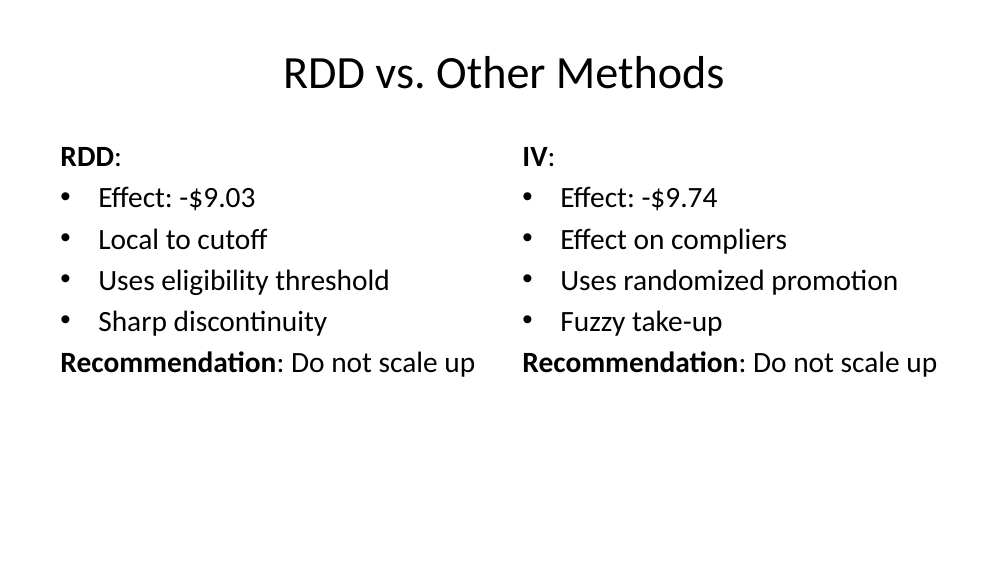
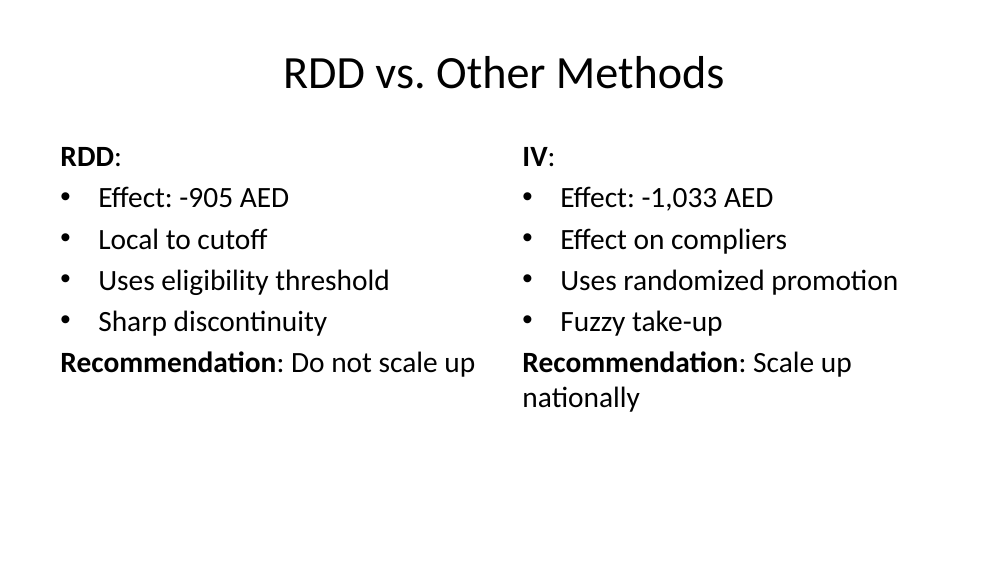
Before and after one commit to lsempe77/R-course, a slide deck: slide 13 of sessions_in_Abu_Dhabi/session_8.pptx (slide 12 before the commit). Drawn at 1008x567 pixels with LibreOffice and Linux fonts; fonts in the diff are those of the drawing. Boxes give left, top, right and bottom in pixels: in the first picture for what was removed or moved away, otherwise in the second. Text is boxed around its words. In the diff, an @@ line names an element or a change of style, - is before the commit and + after.

```diff
--- a/sessions_in_Abu_Dhabi/session_8.pptx
+++ b/sessions_in_Abu_Dhabi/session_8.pptx
@@ text at bbox=[98, 186, 289, 208]: text changed @@
-• Effect: -$9.03
+• Effect: -905 AED
@@ text at bbox=[560, 186, 773, 211]: text changed @@
-• Effect: -$9.74
+• Effect: -1,033 AED
@@ text at bbox=[522, 351, 852, 412]: text changed; bold off @@
-Recommendation: Do not scale up
+Recommendation: Scale up nationally
```
Also in this commit, not shown: 8 other slides changed, 1 slide added, 38 other files.
